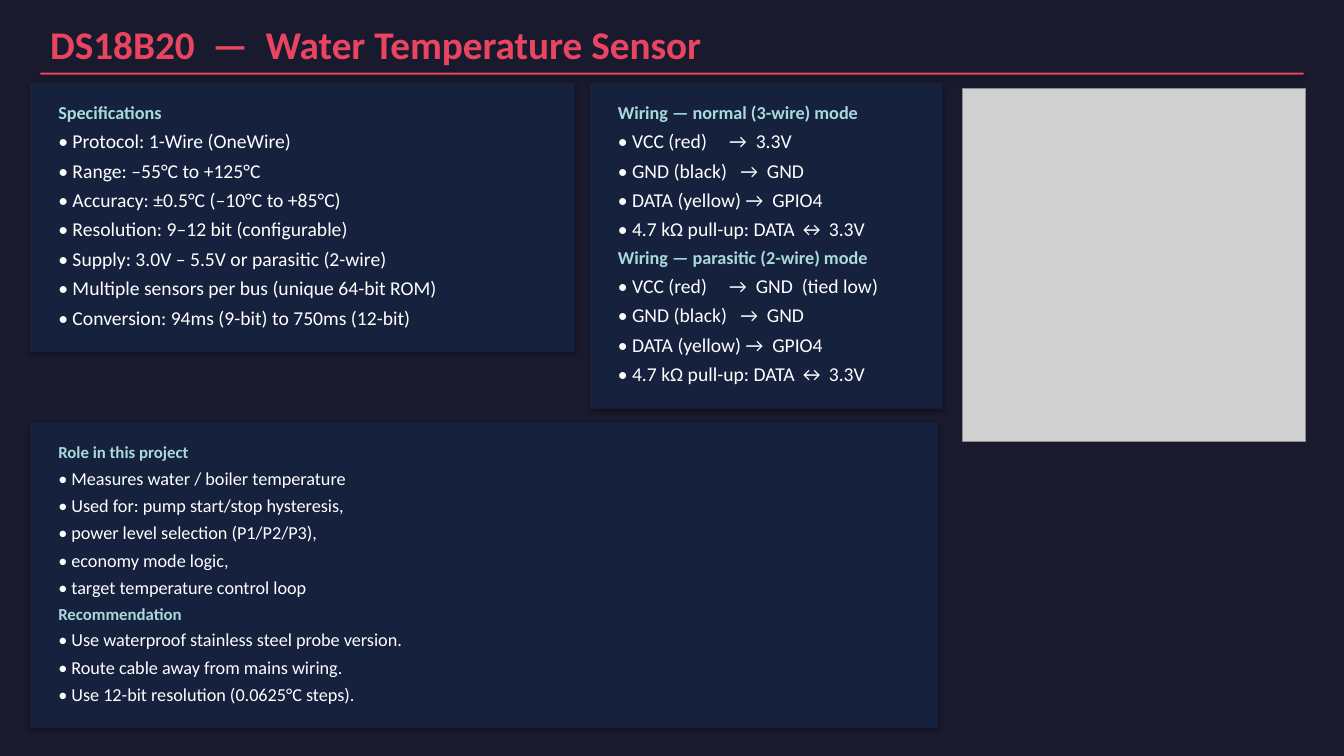
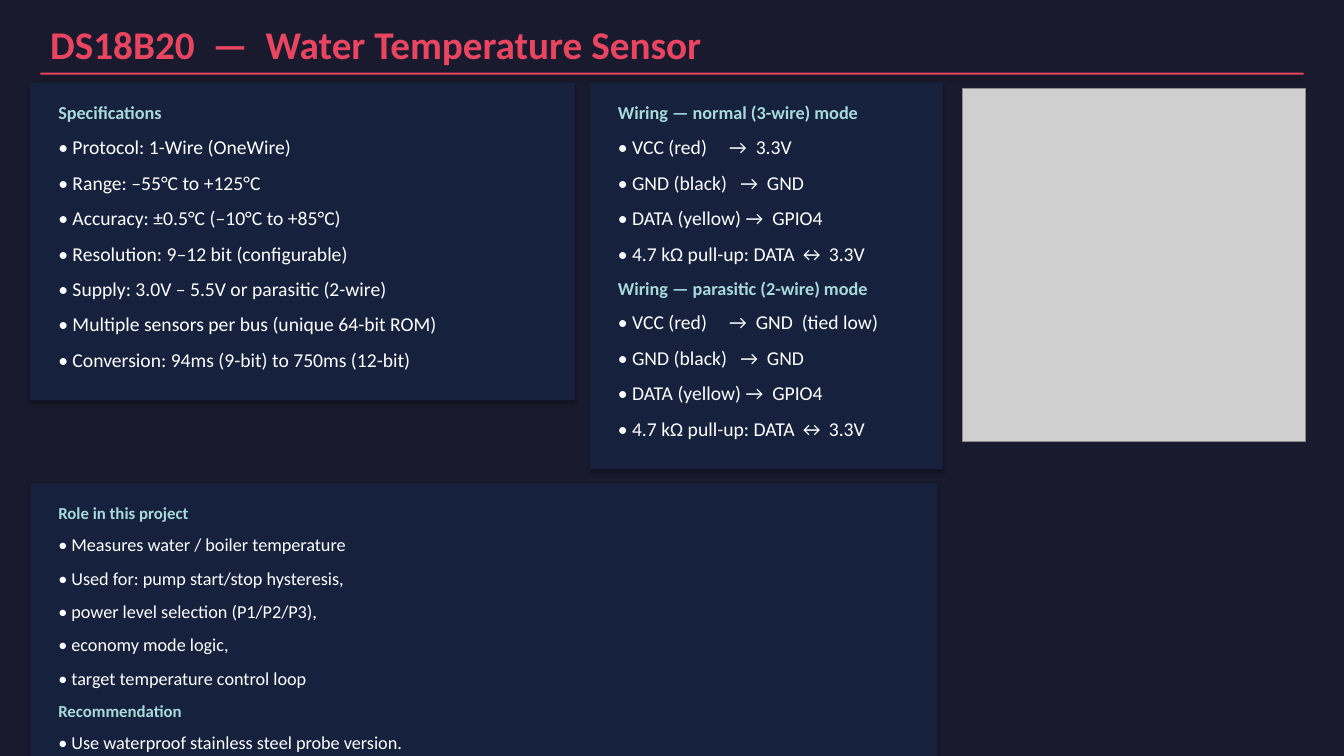
Before and after one commit to Tinklefinger/pellet-burner, a slide deck: slide 4 of docs/Pellet_Burner_Components.pptx. Drawn at 1344x756 pixels with LibreOffice and Linux fonts; fonts in the diff are those of the drawing; grey boxes stand for pictures. Boxes give left, top, right and bottom in pixels: in the first picture for what was removed or moved away, otherwise in the second. Text is boxed around its words. In the diff, an @@ line names an element or a change of style, - is before the commit and + after.

```diff
--- a/docs/Pellet_Burner_Components.pptx
+++ b/docs/Pellet_Burner_Components.pptx
@@ rectangle: place and size @@
-rectangle at (30, 83, 575, 352)
+rectangle at (30, 83, 575, 400)
@@ rectangle: place and size @@
-rectangle at (590, 83, 943, 408)
+rectangle at (590, 83, 943, 469)
@@ text "• Protocol: 1-Wire (OneWire)": place and size @@
-text "• Protocol: 1-Wire (OneWire)" at (72, 134, 291, 151)
+text "• Protocol: 1-Wire (OneWire)" at (72, 140, 291, 157)
@@ text "• VCC (red) → 3.3V": place and size @@
-text "• VCC (red) → 3.3V" at (632, 134, 792, 151)
+text "• VCC (red) → 3.3V" at (632, 140, 792, 157)
@@ text "• Range: –55°C to +125°C": place and size @@
-text "• Range: –55°C to +125°C" at (72, 164, 261, 182)
+text "• Range: –55°C to +125°C" at (72, 176, 261, 194)
@@ text "• GND (black) → GND": place and size @@
-text "• GND (black) → GND" at (632, 164, 804, 181)
+text "• GND (black) → GND" at (632, 176, 804, 193)
@@ text "• Accuracy: ±0.5°C (–10°C to ...": place and size @@
-text "• Accuracy: ±0.5°C (–10°C to ..." at (72, 193, 341, 210)
+text "• Accuracy: ±0.5°C (–10°C to ..." at (72, 211, 341, 228)
@@ text "• DATA (yellow) → GPIO4": place and size @@
-text "• DATA (yellow) → GPIO4" at (632, 193, 822, 210)
+text "• DATA (yellow) → GPIO4" at (632, 211, 822, 228)
@@ text "• Resolution: 9–12 bit (configurable)": place and size @@
-text "• Resolution: 9–12 bit (configurable)" at (72, 222, 348, 240)
+text "• Resolution: 9–12 bit (configurable)" at (72, 247, 348, 265)
@@ text "• 4.7 kΩ pull-up: DATA ...": place and size @@
-text "• 4.7 kΩ pull-up: DATA ..." at (632, 222, 865, 239)
+text "• 4.7 kΩ pull-up: DATA ..." at (632, 247, 865, 264)
@@ text "• Supply: 3.0V – 5.5V ...": place and size @@
-text "• Supply: 3.0V – 5.5V ..." at (72, 252, 387, 269)
+text "• Supply: 3.0V – 5.5V ..." at (72, 282, 387, 299)
@@ text "Wiring — parasitic (2-wire) mode": place and size @@
-text "Wiring — parasitic (2-wire) mode" at (618, 250, 867, 267)
+text "Wiring — parasitic (2-wire) mode" at (618, 281, 867, 298)
@@ text "• Multiple sensors per bus ...": place and size @@
-text "• Multiple sensors per bus ..." at (72, 281, 436, 298)
+text "• Multiple sensors per bus ..." at (72, 317, 436, 334)
@@ text "• VCC (red) → GND ...": place and size @@
-text "• VCC (red) → GND ..." at (632, 279, 878, 296)
+text "• VCC (red) → GND ..." at (632, 315, 878, 332)
@@ text "• Conversion: 94ms (9-bit) to ...": place and size @@
-text "• Conversion: 94ms (9-bit) to ..." at (72, 311, 410, 328)
+text "• Conversion: 94ms (9-bit) to ..." at (72, 353, 410, 370)
@@ text "• GND (black) → GND": place and size @@
-text "• GND (black) → GND" at (632, 308, 804, 325)
+text "• GND (black) → GND" at (632, 351, 804, 368)
@@ text "• DATA (yellow) → GPIO4": place and size @@
-text "• DATA (yellow) → GPIO4" at (632, 338, 822, 355)
+text "• DATA (yellow) → GPIO4" at (632, 386, 822, 403)
@@ text "• 4.7 kΩ pull-up: DATA ...": place and size @@
-text "• 4.7 kΩ pull-up: DATA ..." at (632, 367, 865, 384)
+text "• 4.7 kΩ pull-up: DATA ..." at (632, 422, 865, 439)
@@ rectangle: place and size @@
-rectangle at (30, 423, 938, 729)
+rectangle at (30, 483, 938, 756)
@@ text "Role in this project": place and size @@
-text "Role in this project" at (58, 446, 188, 461)
+text "Role in this project" at (58, 507, 188, 522)
@@ text "• Measures water / boiler ...": place and size @@
-text "• Measures water / boiler ..." at (71, 472, 345, 488)
+text "• Measures water / boiler ..." at (71, 538, 345, 554)
@@ text "• Used for: pump start/stop ...": place and size @@
-text "• Used for: pump start/stop ..." at (71, 499, 344, 515)
+text "• Used for: pump start/stop ..." at (71, 572, 344, 588)
@@ text "• power level selection (P1/P2/P3),": place and size @@
-text "• power level selection (P1/P2/P3)," at (71, 526, 317, 542)
+text "• power level selection (P1/P2/P3)," at (71, 605, 317, 621)
@@ text "• economy mode logic,": place and size @@
-text "• economy mode logic," at (71, 554, 229, 570)
+text "• economy mode logic," at (71, 638, 229, 654)
@@ text "• target temperature control loop": place and size @@
-text "• target temperature control loop" at (71, 581, 306, 597)
+text "• target temperature control loop" at (71, 672, 306, 688)
@@ text removed at (71, 661, 342, 677) @@
-• Route cable away from mains wiring.
@@ text removed at (71, 688, 354, 704) @@
-• Use 12-bit resolution (0.0625°C steps).
@@ text "Recommendation": place and size @@
-text "Recommendation" at (58, 608, 181, 620)
+text "Recommendation" at (58, 705, 181, 717)
@@ text "• Use waterproof stainless steel ...": place and size @@
-text "• Use waterproof stainless steel ..." at (71, 633, 402, 649)
+text "• Use waterproof stainless steel ..." at (71, 736, 402, 752)
```
Also in this commit, not shown: 7 other slides changed, 1 other file.
